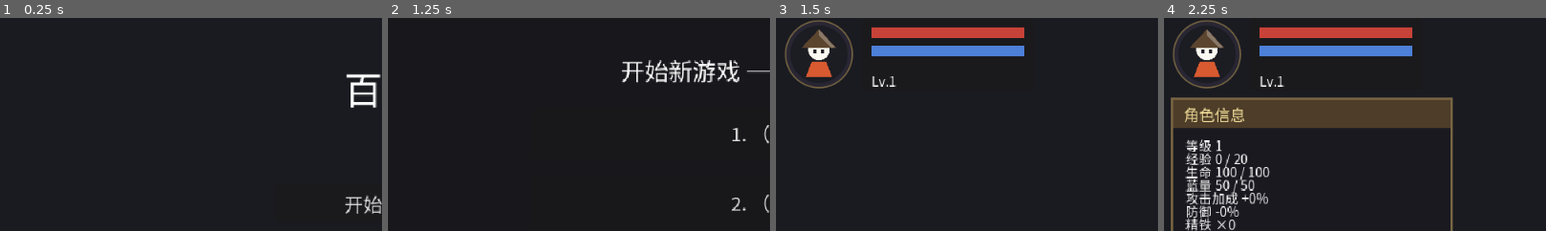
Above: before the commit, frames 1-4 (left to right).
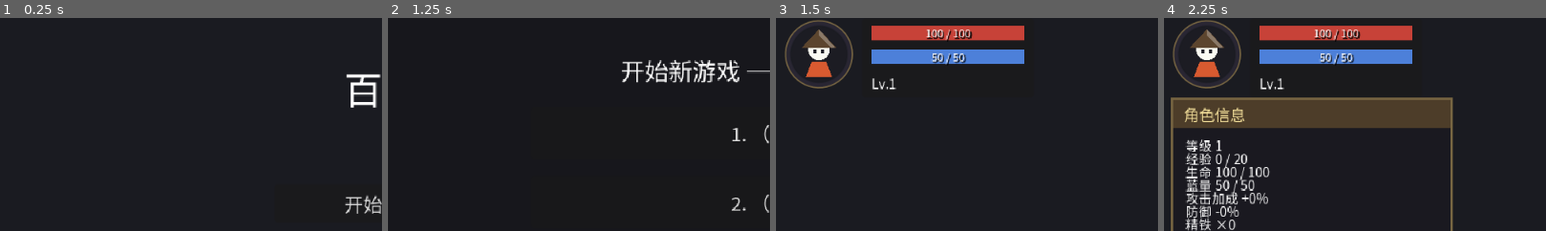
Above: after the commit, the same moments.

Repository: aachean/bailian
Game: Godot game, scene res://scenes/ui/main_menu.tscn
Two runs of this game, one before a commit and one after it. Both use one fixed random seed, a clock stepped at 60 frames per second and the inputs below.
Inputs (mouse positions are % of the whole screen's width and height, from its top left):
- Up to frame 1 (0.25 s): no input
- Up to frame 2 (1.25 s): click "开始游戏" at 0.5 s
- Up to frame 3 (1.5 s): click "开始游戏" at 1.25 s
- Up to frame 4 (2.25 s): tap Enter (ui_accept) at 2 s; move the mouse to (72, 45) at 2.02 s; hold D (move_right) from 2.03 s (still down); hold C (panel) from 2.03 s (still down); click (72, 45) at 2.17 s
The pictures show only the part of the screen within x 0-50%, y 1-51%; the shares and areas given below are measured in that part.

Frames 1-2 are identical in both runs. In frame 3, 3.6% of the frame differs, in the area x 25-65%, y 3-34%; in frame 4, 3.6%.

Commit message:
feat(hud): 血条蓝条显示「当前 / 上限」数值
- Status 面板 6..66 → 6..72；血条蓝条各从 9px 加高到 12px，条上叠一层
  白字 + 黑描边的数值（字号 9）。数值跨在填充与底色交界处，靠描边保证两边都读得清
- 条只表达比例，说不清「还剩多少、够不够挨这一下」—— 打 Boss 时玩家要的是数字
- test_m4 加 #17（现在 17 条）：初值 = 满，受伤 / 耗蓝后当场变成当前值。
  蓝要读同一瞬间的值去比，因为它会自然回复
- 全量 33+6+12+17+15+8+15+14 = 120 + 场景检查 24

设计文档（仓库外）同步：
- CONTEXT.md：「消耗品」定义改成「掉在地上、走近直接生效，不进背包不占快捷键」
- design-conventions.md：加血蓝数值的排版规则、消耗品满血不拾取的规则
- 开发计划 §3.7 经济定案：元宝来源（打怪 + 出售）/ 精铁降级为纯材料且不与元宝互换 /
  铁匠铺开局就有、商店随第一个副本首通解锁

Diff:
--- a/scenes/ui/hud.tscn
+++ b/scenes/ui/hud.tscn
@@ -19,52 +19,82 @@
 offset_left = 72.0
 offset_top = 6.0
 offset_right = 216.0
-offset_bottom = 66.0
+offset_bottom = 72.0
 mouse_filter = 2
 
 [node name="HPBG" type="ColorRect" parent="Status"]
 offset_left = 8.0
-offset_top = 7.0
-offset_right = 136.0
-offset_bottom = 16.0
+offset_top = 6.0
+offset_right = 136.0
+offset_bottom = 18.0
 mouse_filter = 2
 color = Color(0.11, 0.1, 0.1, 0.85)
 
 [node name="MPBG" type="ColorRect" parent="Status"]
 offset_left = 8.0
-offset_top = 22.0
-offset_right = 136.0
-offset_bottom = 31.0
+offset_top = 26.0
+offset_right = 136.0
+offset_bottom = 38.0
 mouse_filter = 2
 color = Color(0.11, 0.1, 0.1, 0.85)
 
 [node name="HPBar" type="Node2D" parent="Status"]
-position = Vector2(8, 11.5)
+position = Vector2(8, 12)
 
 [node name="Fill" type="ColorRect" parent="Status/HPBar"]
 offset_left = 0.0
-offset_top = -4.5
+offset_top = -6.0
 offset_right = 128.0
-offset_bottom = 4.5
+offset_bottom = 6.0
 mouse_filter = 2
 color = Color(0.78, 0.26, 0.22, 1)
 
 [node name="MPBar" type="Node2D" parent="Status"]
-position = Vector2(8, 26.5)
+position = Vector2(8, 32)
 
 [node name="Fill" type="ColorRect" parent="Status/MPBar"]
 offset_left = 0.0
-offset_top = -4.5
+offset_top = -6.0
 offset_right = 128.0
-offset_bottom = 4.5
+offset_bottom = 6.0
 mouse_filter = 2
 color = Color(0.3, 0.5, 0.85, 1)
 
+[node name="HPText" type="Label" parent="Status"]
+offset_left = 8.0
+offset_top = 3.0
+offset_right = 136.0
+offset_bottom = 21.0
+mouse_filter = 2
+theme_override_font_sizes/font_size = 9
+theme_override_colors/font_color = Color(1, 1, 1, 0.95)
+theme_override_colors/font_shadow_color = Color(0, 0, 0, 0.85)
+theme_override_constants/shadow_offset_x = 1
+theme_override_constants/shadow_offset_y = 1
+text = ""
+horizontal_alignment = 1
+vertical_alignment = 1
+
+[node name="MPText" type="Label" parent="Status"]
+offset_left = 8.0
+offset_top = 23.0
+offset_right = 136.0
+offset_bottom = 41.0
+mouse_filter = 2
+theme_override_font_sizes/font_size = 9
+theme_override_colors/font_color = Color(1, 1, 1, 0.95)
+theme_override_colors/font_shadow_color = Color(0, 0, 0, 0.85)
+theme_override_constants/shadow_offset_x = 1
+theme_override_constants/shadow_offset_y = 1
+text = ""
+horizontal_alignment = 1
+vertical_alignment = 1
+
 [node name="Level" type="Label" parent="Status"]
 offset_left = 8.0
-offset_top = 44.0
-offset_right = 136.0
-offset_bottom = 60.0
+offset_top = 46.0
+offset_right = 136.0
+offset_bottom = 64.0
 theme_override_font_sizes/font_size = 11
 text = "Lv.1"
 
--- a/scripts/ui/hud.gd
+++ b/scripts/ui/hud.gd
@@ -39,6 +39,10 @@
 @onready var _player: Node = get_parent()
 @onready var _hp_fill: ColorRect = $Status/HPBar/Fill
 @onready var _mp_fill: ColorRect = $Status/MPBar/Fill
+## 血条蓝条上的数值。**条本身说不清"还剩多少够不够挨这一下"** ——
+## 玩家要的是数字，条只是"一眼看出比例"。两者缺一不可
+@onready var _hp_text: Label = $Status/HPText
+@onready var _mp_text: Label = $Status/MPText
 ## 经验条从「屏幕最底边的全屏细条」改成「角色头像外圈的环」——
 ## 底部那条永远在视野边缘，战斗中没人会去读它
 @onready var _portrait: PortraitRing = $Portrait
@@ -511,7 +515,9 @@
 
 	if h != null:
 		_hp_fill.scale.x = clampf(h.ratio(), 0.0, 1.0)
+		_hp_text.text = "%d / %d" % [h.hp, h.max_hp]
 	_mp_fill.scale.x = 0.0 if max_mp <= 0 else clampf(float(mp) / float(max_mp), 0.0, 1.0)
+	_mp_text.text = "%d / %d" % [mp, max_mp]
 	_portrait.set_exp(float(exp_pts) / float(needed))
 	_lv_label.text = "Lv.%d" % level
 	_bag_label.text = "%s ×%d" % [tr("HUD_SHARD"), int(_player.get("shards"))]
--- a/tests/test_m4.gd
+++ b/tests/test_m4.gd
@@ -43,6 +43,7 @@
 	await _t14_hit_interrupts_attack()
 	await _t15_spearman_fire_rate()
 	await _t16_portrait_exp_ring()
+	await _t17_hp_mp_numbers()
 
 	print("")
 	print("═══ %d 通过 ／ %d 失败 ═══" % [_pass, _fail])
@@ -453,3 +454,38 @@
 		"头像控件=%s（%.0f×%.0f px）　底部旧条已移除=%s\n              经验环 0→%.2f　半管→%.2f（期望 %.2f）　满→%.2f" % [
 			str(is_ring), box.x, box.y, str(old_gone),
 			r0, rh, float(half) / float(needed), r1])
+
+
+## 血条蓝条上要有数值。**条只表达比例**，说不清「还剩多少、够不够挨这一下」——
+## 打 Boss 的时候玩家要的是数字
+func _t17_hp_mp_numbers() -> void:
+	await _place(320.0)
+	var hud := _player.get_node("HUD")
+	var hp_text := hud.get_node_or_null("Status/HPText") as Label
+	var mp_text := hud.get_node_or_null("Status/MPText") as Label
+	if hp_text == null or mp_text == null:
+		_check("17", "血条蓝条上写出「当前 / 上限」，并且随变化当场更新", false,
+			"找不到 Status/HPText 或 Status/MPText")
+		return
+	var h := _player.get_node("Health") as Health
+	h.heal_full()
+	_player.set("mp", int(_player.get("max_mp")))
+	await _pframes(3)
+	var hp_before := hp_text.text
+	var mp_before := mp_text.text
+	h.take_damage(30, Vector2.ZERO, false, 0)
+	_player.set("mp", int(_player.get("max_mp")) - 20)
+	await _pframes(3)
+	var hp_after := hp_text.text
+	var mp_after := mp_text.text
+	# 蓝会自然回复，所以读同一个瞬间的 mp 去比，别用「刚设进去的值」
+	var mp_now := int(_player.get("mp"))
+	var max_hp := h.max_hp
+	var max_mp := int(_player.get("max_mp"))
+	var hp_ok: bool = hp_before == "%d / %d" % [max_hp, max_hp] \
+		and hp_after == "%d / %d" % [h.hp, max_hp] and hp_after != hp_before
+	var mp_ok: bool = mp_before == "%d / %d" % [max_mp, max_mp] \
+		and mp_after == "%d / %d" % [mp_now, max_mp] and mp_after != mp_before
+	_check("17", "血条蓝条上写出「当前 / 上限」，并且随变化当场更新",
+		hp_ok and mp_ok,
+		"血 %s → %s　蓝 %s → %s" % [hp_before, hp_after, mp_before, mp_after])
